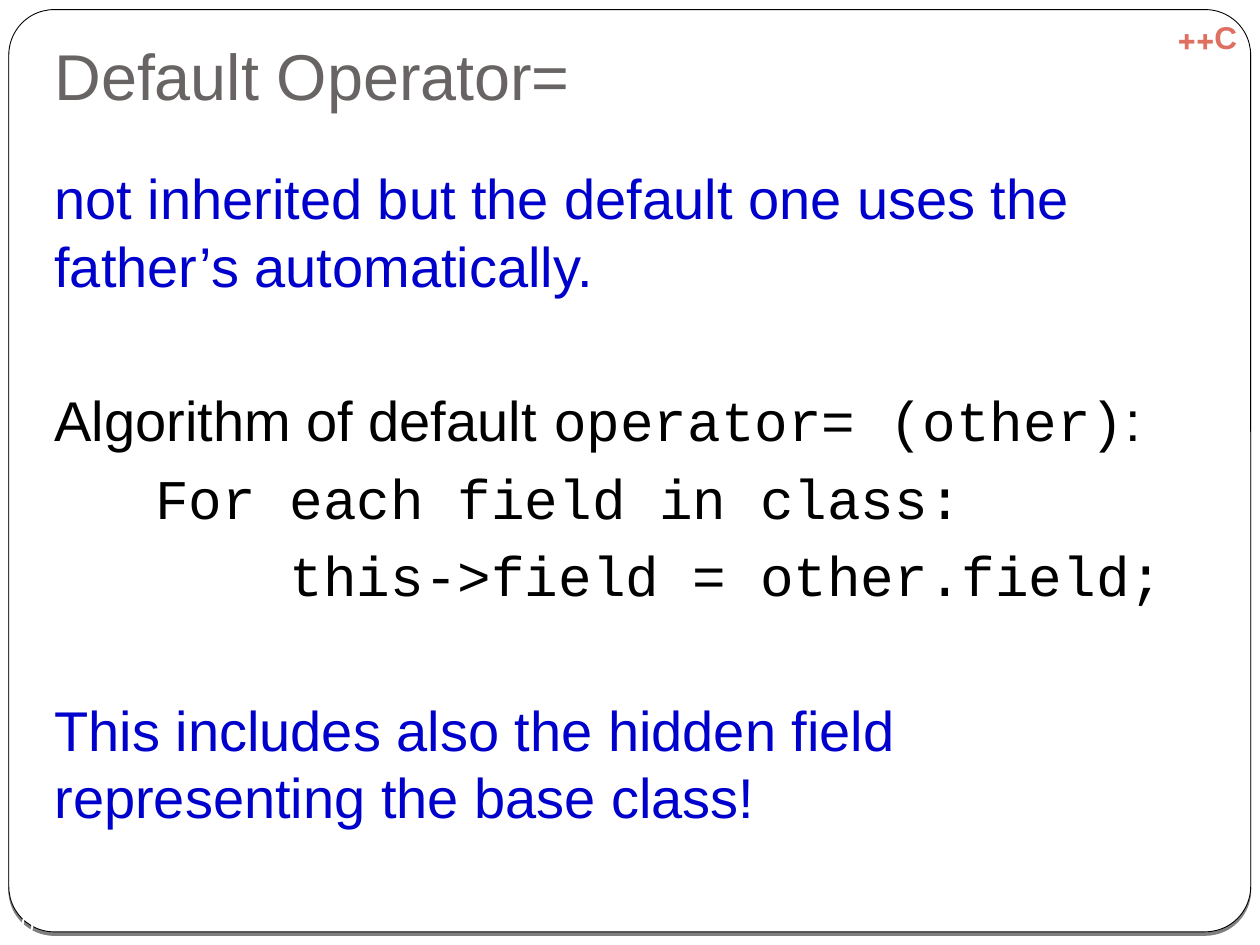
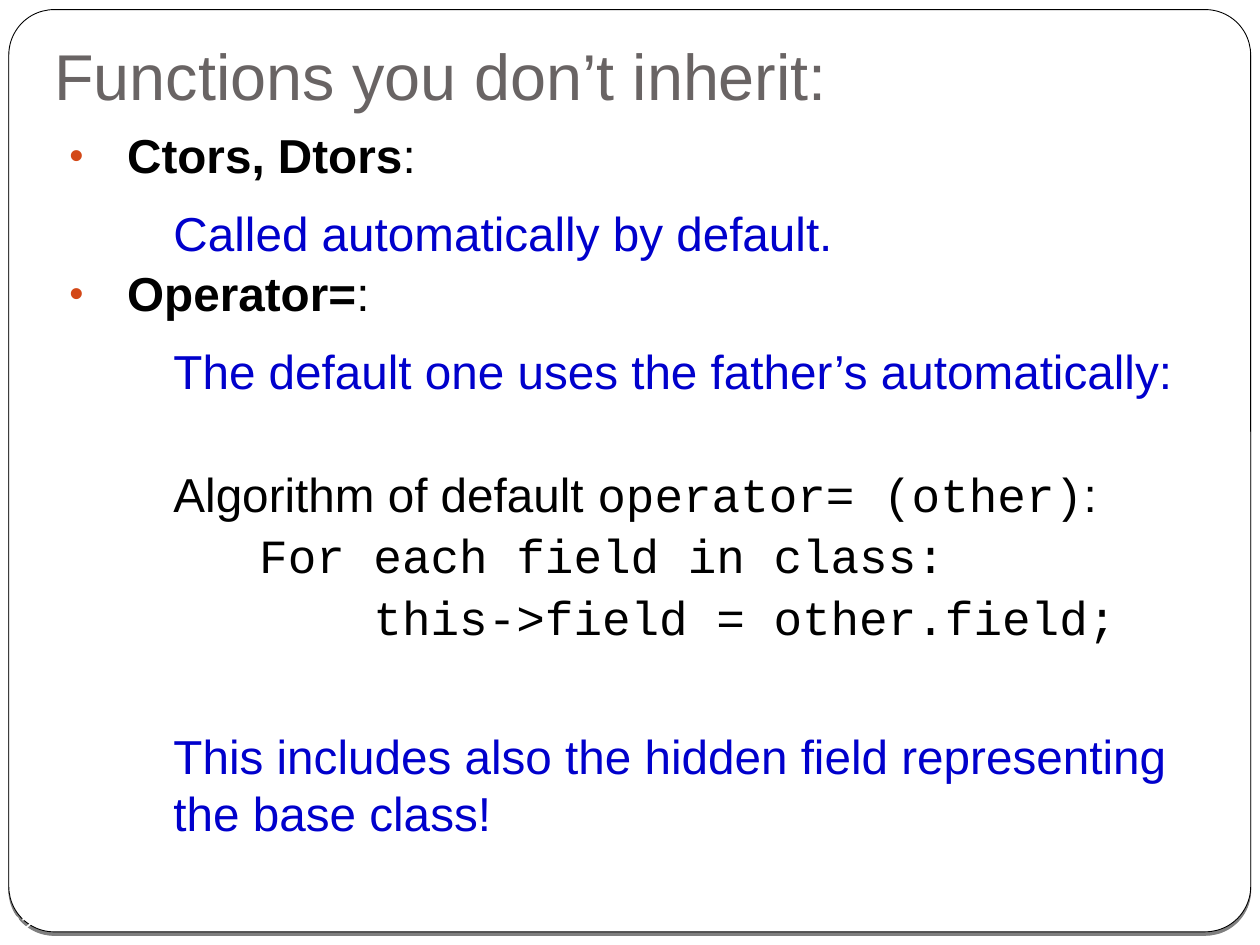
Before and after one commit to cpp-at-ariel/cpp-5779, a slide deck: slide 22 of 06-inheritance/slides-inheritance.odp (slide 10 before the commit). Drawn at 1260x945 pixels with LibreOffice and Linux fonts; fonts in the diff are those of the drawing. Boxes give left, top, right and bottom in pixels: in the first picture for what was removed or moved away, otherwise in the second. Text is boxed around its words. In the diff, an @@ line names an element or a change of style, - is before the commit and + after.

```diff
--- a/06-inheritance/slides-inheritance.odp
+++ b/06-inheritance/slides-inheritance.odp
@@ text removed at (x1=1214, y1=27, x2=1237, y2=50) @@
-C++
@@ title at (x1=54, y1=53, x2=827, y2=112): text changed @@
-Default Operator=
+Functions you don’t inherit:
@@ text "Ctors, Dtors:" moved from (x1=54, y1=178, x2=1163, y2=829) to (x1=127, y1=139, x2=1172, y2=832) @@
@@ text at (x1=127, y1=139, x2=1172, y2=399): text changed; size 32 to 27.2 pt @@
-not inherited but the default one uses the father’s automatically.
+• Ctors, Dtors:
+  − Called automatically by default.
+• Operator=:
+  − The default one uses the father’s automatically:
@@ text at (x1=173, y1=477, x2=1166, y2=832): size 32 to 27.2 pt in "Algorithm of default operator= (other):", "For each field in class:", "this->field = other.field;", "This includes also the hidden field representing ..."; bullet none to −; list level 1 to 2 in "Algorithm of default operator= (other):"; line spacing 1 to 0.9; list level 1 to 2 in "For each field in class:"; list level 1 to 2 in "this->field = other.field;"; list level 1 to 2 in "This includes also the hidden ..." @@
@@ page number at (x1=7, y1=914, x2=34, y2=931): text changed @@
-10
+22
```
Also in this commit, not shown: 10 other slides changed, 8 slides removed, 3 other files.
